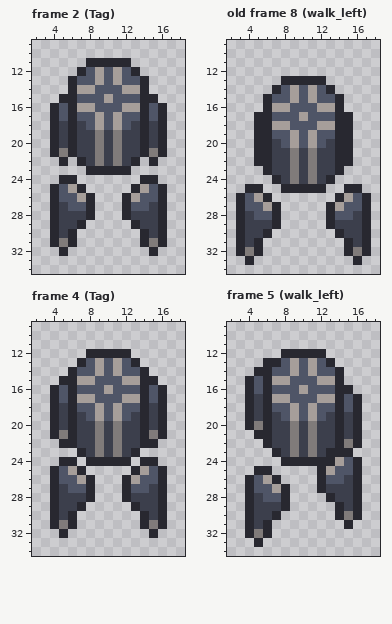
File history of a pixel-art file, Assets/Resources/Textures/Player/player.ase. Above is the file before it was changed.
21x55 pixels, 19 frames. Shown: frame 2 (Tag): x 2..18, y 9..34; old frame 8 (walk_left): x 2..18, y 9..34; frame 4 (Tag): x 2..18, y 9..34; frame 5 (walk_left): x 2..18, y 9..34.
And afterwards:
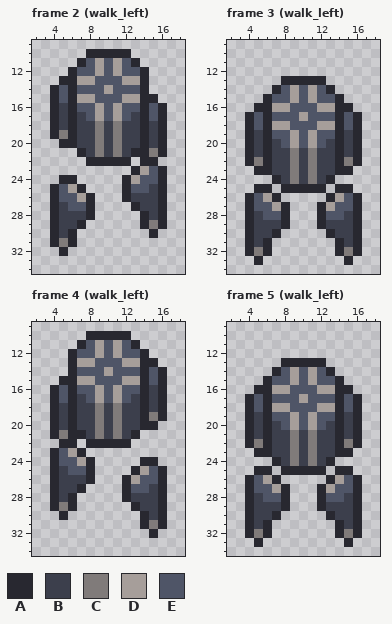
Palette (. is transparent): A #282830  B #3c3f4c  C #807b7a  D #a69e9a  E #4f5567
A new or re-ordered frame is compared with the old frame closest to it.
Edits made:
frames re-ordered
Changed rows in their new state; - is an unchanged pixel.
Frame 2 (walk_left):
first column x 4:
10 ----AAAAA----
11 ---AEDEDEA---
12 --AE-----EA--
13 -A-DDE-EDD---
14 AE-EE-D-EE---
15 AE-DD-E-DD---
16 -B-EED-DEE---
17 -B-B-----B---
18 ----BCBCB----
19 -C-----------
20 .A-----------
21 ...A-----A---
22 -.-.AAAAA.A--
23 ----.....ADEA
24 --------ADEEA
25 --------AEEB-
26 ---------BBB-
27 --------.AB--
28 --------..A--
29 ---------.AC-
30 ----------.A.
31 ----------...
32 -----------.-
Frame 3 (walk_left) against old frame 8 (walk_left):
first column x 3:
16 --A---------A--
17 -AE---------EA-
18 -AE---------EA-
19 -AB---------BA-
20 -AB---------BA-
21 -AB---------BA-
22 -AC---------CA-
23 --A---------A--
25 -.-A-------A-.-
26 .AEDA-----ADEA.
27 .A-EDA---ADE-A.
28 .AB-EA---AE-BA.
29 .A--BA---AB--A.
30 .A-BA-----AB-A.
31 .ABA-------ABA.
32 .ACA-------ACA.
33 -.A---------A.-
Frame 4 (walk_left):
first column x 4:
10 ----AAAAA----
11 ---AEDEDEA---
12 --AEEDEDEEA--
13 --ADDE-EDDAA-
14 -----EDE---EA
15 -----------EA
16 -----DED---B-
17 ---BED-DEB-B-
18 ---BBCBCBB---
19 ----BCBCB--C-
20 -----------A.
21 ---A-----A...
22 ---.AAAAA...-
23 AED-......---
24 AEED-....----
25 -BEEA--------
26 -BBB---------
27 --BA.--------
28 --A..--------
29 -CA.---------
30 .A.----------
31 ...----------
32 -.-----------
Frame 5 (walk_left), layers "Leg bottomleft", "Body", "Leg topright":
first column x 4:
12 ----.....----
13 --..AAAAA.---
14 -..A-----A.--
15 ..-EED-DEE---
16 .A-DD-E-DD---
17 -E-EE-D-EE---
18 -E-DDE-EDD---
19 ---E-----E---
20 -B--EDEDE----
21 AB-----------
22 AC-----------
23 -AAB-----B---
24 ---ABCBCB-...
25 ----AAAA-.AA.
26 --------.ADE-
27 ---------DEE-
28 --------AEE--
29 --------ABB--
30 ---------ABB-
31 ----------ABA
32 ----------ACA
33 -----------A-
Where, in picture pixels (left, top, right, bottom), the same in both pictures:
changed: (50, 49, 167, 256)
changed: (236, 103, 371, 265)
changed: (50, 331, 167, 538)
changed: (245, 349, 362, 547)
